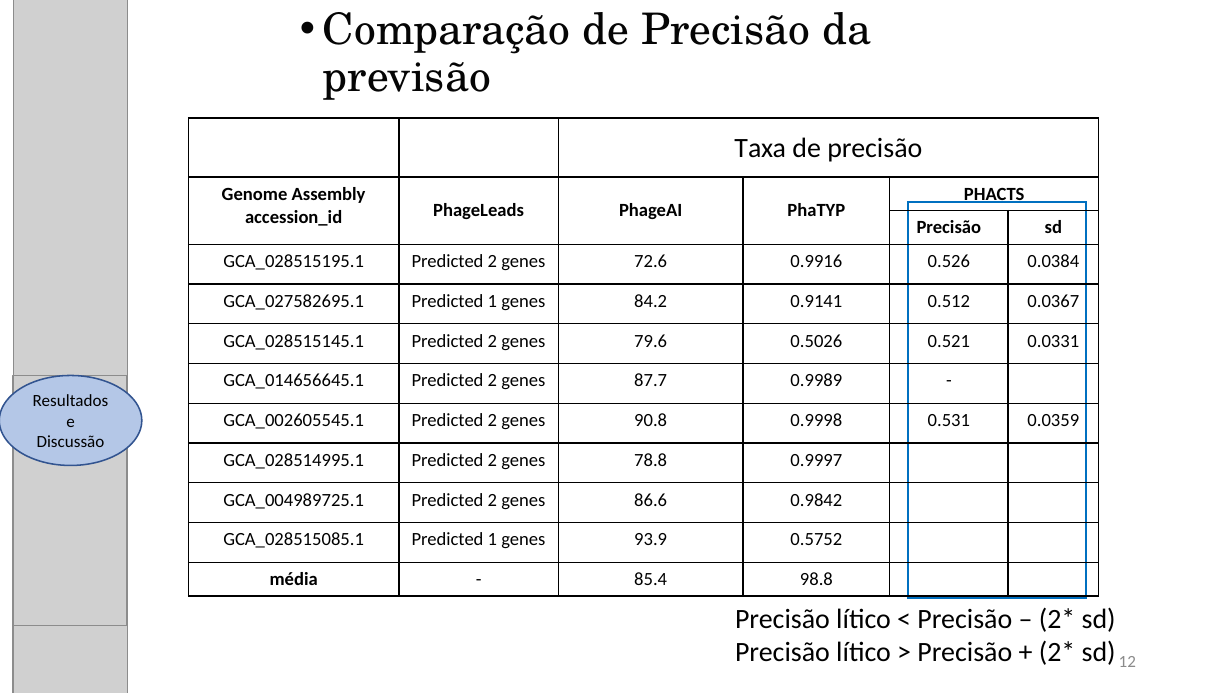
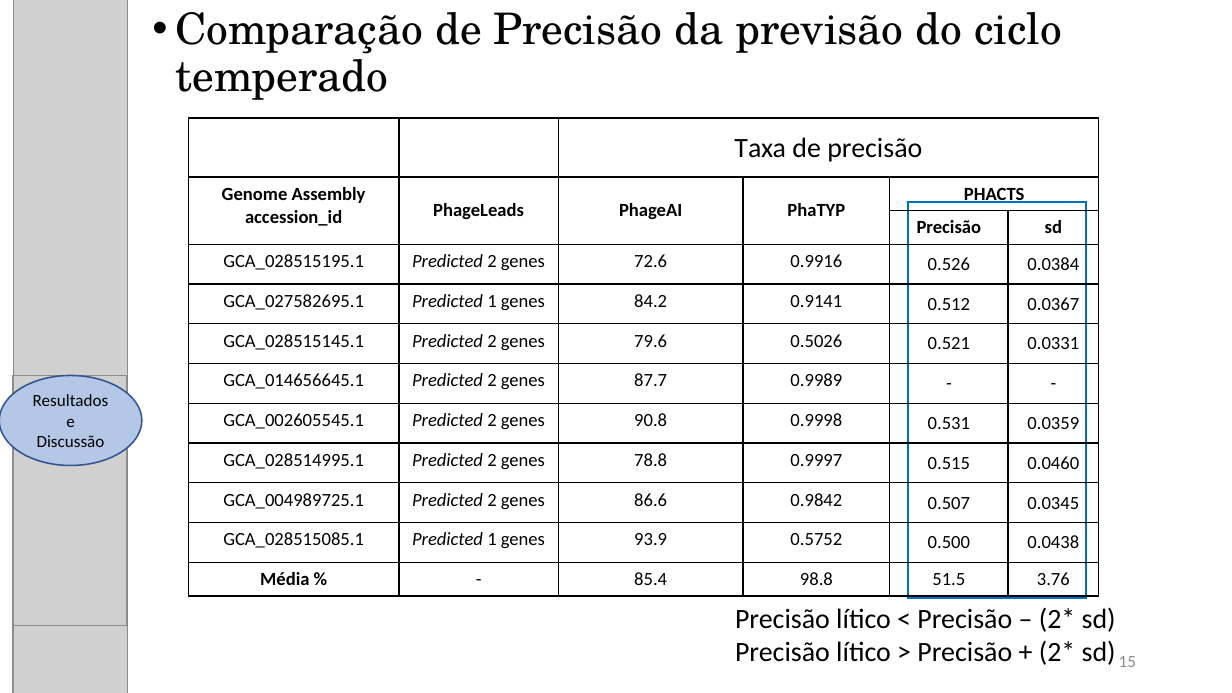
Before and after one commit to karynalysenko/Project_final, a slide deck: slide 15 of apresentacao.pptx (slide 12 before the commit). Drawn at 1232x693 pixels with LibreOffice and Linux fonts; fonts in the diff are those of the drawing; grey boxes stand for pictures. Boxes give left, top, right and bottom in pixels: in the first picture for what was removed or moved away, otherwise in the second. Text is boxed around its words. In the diff, an @@ line names an element or a change of style, - is before the commit and + after.

```diff
--- a/apresentacao.pptx
+++ b/apresentacao.pptx
@@ title at <box>175,12,1062,100</box>: text changed @@
-Comparação de Precisão da previsão
+Comparação de Precisão da previsão do ciclo temperado
@@ table at <box>189,119,1099,597</box> @@
-row 7, column 6: 
+row 7, column 6: -
-row 9, column 5: 
+row 9, column 5: 0.515
-row 9, column 6: 
+row 9, column 6: 0.0460
-row 10, column 5: 
+row 10, column 5: 0.507
-row 10, column 6: 
+row 10, column 6: 0.0345
-row 11, column 5: 
+row 11, column 5: 0.500
-row 11, column 6: 
+row 11, column 6: 0.0438
-row 12: média | - | 85.4 | 98.8 |  | 
+row 12: Média % | - | 85.4 | 98.8 | 51.5 | 3.76
@@ italic on in "Predicted", "Predicted", "Predicted", "Predicted" and 4 more places @@
@@ page number at <box>1119,656,1136,667</box>: text changed @@
-12
+15
```
Also in this commit, not shown: 11 other slides changed, 3 slides added, 1 other file.
